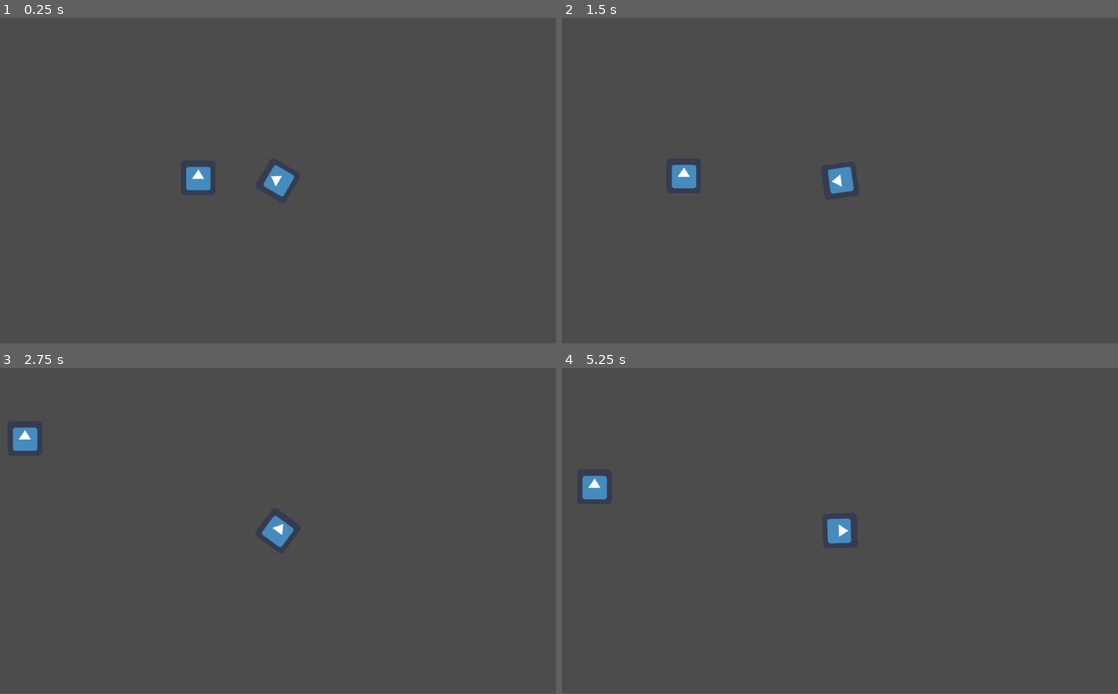
Above: before the commit, frames 1-4 (two rows, left to right).
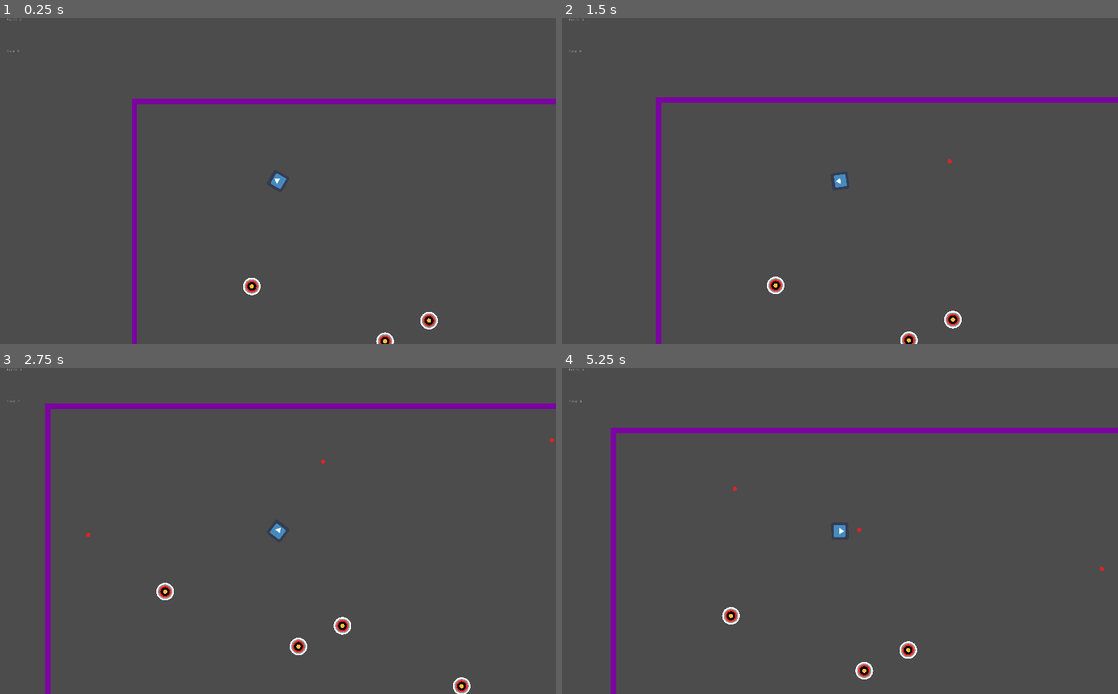
Above: after the commit, the same moments.

Repository: pandapixeluser/crunch-attack
Game: Godot game, scene res://TestScene.tscn
The game is run twice, just before and just after one commit, with the same random seed, the same clock (stepped at 60 frames per second) and the same inputs. The engine's default icon, where the game draws it, is replaced by a stand-in: a white triangle on a blue panel in a dark square.
Inputs (mouse positions are in pixels of both pictures, inside the frame that each line leads up to):
- Up to frame 1 (0.25 s): no input
- Up to frame 2 (1.5 s): tap Enter at 0.5 s; move the mouse to (962, 164) at 0.52 s; hold D (move_right) 0.53-1.28 s; click (962, 164) at 0.6 s; move the mouse to (728, 197) at 1.27 s; hold S (move_down) from 1.28 s (still down); tap Q (quick stop) at 1.35 s
- Up to frame 3 (2.75 s): click (166, 547) at 1.55 s; move the mouse to (333, 459) at 2.02 s; release S (move_down) at 2.03 s; hold D (move_right) from 2.03 s (still down); click (333, 459) at 2.1 s
- Up to frame 4 (5.25 s): move the mouse to (812, 596) at 2.77 s; release D (move_right) at 2.78 s; hold W (move_up) 2.78-3.53 s; click (812, 596) at 2.85 s; move the mouse to (1006, 579) at 3.52 s; hold Q (quick stop) 3.53-4.28 s; hold A (move_left) 3.53-5.03 s; click (1006, 579) at 3.8 s; move the mouse to (673, 482) at 4.27 s; click (673, 482) at 4.35 s; move the mouse to (867, 531) at 5.02 s; hold S (move_down) from 5.03 s (still down); click (867, 531) at 5.1 s
In our replay, the window is 800x468 before the commit and 800x469 after it. These sizes can differ from the game's own. Grey fills any space a smaller window leaves; there, only what the larger window draws over its background counts as a difference.

The runs differ from the first frame. In frame 1, 2.9% of the frame differs, in the area x 1-100%, y 0-100%; in frame 2, 3.1%; in frame 3, 3.6%; in frame 4, 3.4%.

Commit message:
Prototype 2 Major Commit
Added several features to create a working prototype game, including end screen, dynamically spawning targets, bullet collision, etc.

Diff:
--- /dev/null
+++ b/EndScreen.gd
@@ -0,0 +1,7 @@
+extends RichTextLabel
+
+var points_string = "POINTS: {points}"
+
+func _process(_delta):
+	var formatted_points_string = points_string.format({"points": Global.points})
+	text = formatted_points_string
--- /dev/null
+++ b/EndScreen.tscn
@@ -0,0 +1,22 @@
+[gd_scene load_steps=2 format=2]
+
+[ext_resource path="res://EndScreen.gd" type="Script" id=1]
+
+[node name="Control" type="Control"]
+anchor_right = 1.0
+anchor_bottom = 1.0
+__meta__ = {
+"_edit_use_anchors_": false
+}
+
+[node name="RichTextLabel" type="RichTextLabel" parent="."]
+anchor_left = 0.4
+anchor_top = 0.4
+anchor_right = 1.0
+anchor_bottom = 0.5
+margin_right = 40.0
+margin_bottom = 40.0
+script = ExtResource( 1 )
+__meta__ = {
+"_edit_use_anchors_": false
+}
--- a/PlayerMovement.gd
+++ b/PlayerMovement.gd
@@ -11,6 +11,10 @@
 var velocity_floor = 0.05 #the velocity at which the engine will stop the player automatically
 var mass = 1
 var speed = 500
+
+#bullet variables
+var relative_bullet_speed = 600 #speed at which the bullet will move forward relative to the Player
+var projectile = load("res://Projectile.tscn") #load the scene 'Projectile.tscn'
 
 
 #acceleration curve functions
@@ -27,19 +31,20 @@
 	else:
 		print("ERROR: quick_stop() error")
 func friction(input):
-	if sign(input) == 1: 	#if the player is moving one way, accelerate the other at the defined quick_stop_rate
-		return -friction_rate*input
-	elif sign(input) == -1:
-		return -friction_rate*input
-	elif input == 0:
-		return 0
-	else:
-		print("ERROR: friction() error")
+	return -friction_rate*input #if the player is moving one way, accelerate the other at the defined friction_rate
 
 #miscellaneous functions
+func shoot():
+	var bullet = projectile.instance() #instance projectile as 'bullet'
+	get_parent().add_child(bullet) #spawn bullet as a child of node 'Main' (Player's parent)
+	bullet.transform = transform #move bullet to the Player's position
+	bullet.get_node("KinematicBody2D").velocity = Vector2((cos(rotation) * relative_bullet_speed) + true_velocity.x,(sin(rotation) * relative_bullet_speed) + true_velocity.y) #calculate global bullet speed based on player rotation, player velocity, and defined relative_bullet_speed
+
 func get_inputs(): #find the player's inputs
 	intent.x = (Input.get_action_strength("move_right") - Input.get_action_strength("move_left")) #find x axis intent
 	intent.y = (Input.get_action_strength("move_down") - (Input.get_action_strength("move_up"))) #find y axis intent
+	if Input.is_action_just_pressed("shoot"):
+		shoot()
 
 func calculate_acceleration(): ##calculates acceleration and automatically updates the variable "acceleration" when complete, returns null
 	acceleration = Vector2(0,0) #reset acceleration from last frame by default
--- a/Projectile.tscn
+++ b/Projectile.tscn
@@ -1,8 +1,11 @@
-[gd_scene load_steps=4 format=2]
+[gd_scene load_steps=5 format=2]
 
 [ext_resource path="res://projectile.gd" type="Script" id=1]
 [ext_resource path="res://RedProjectileCircle.png" type="Texture" id=2]
 [ext_resource path="res://Timer.gd" type="Script" id=3]
+
+[sub_resource type="CircleShape2D" id=1]
+radius = 7.85728
 
 [node name="Projectile" type="Node2D"]
 
@@ -20,4 +23,7 @@
 autostart = true
 script = ExtResource( 3 )
 
+[node name="CollisionShape2D" type="CollisionShape2D" parent="KinematicBody2D"]
+shape = SubResource( 1 )
+
 [connection signal="timeout" from="KinematicBody2D/Timer" to="KinematicBody2D/Timer" method="_on_Timer_timeout"]
--- /dev/null
+++ b/SceneController.gd
@@ -0,0 +1,39 @@
+extends Node2D
+
+#declarations
+var target_file = load("res://Target.tscn") #load the Target Scene
+var rng = RandomNumberGenerator.new()
+var targetno = 20 #number of targets to spawn at start
+var target_delay = 3
+var points_per_target = 50
+export var points = 0
+var points_string = "Points: {points}"
+var gametime = 10
+var gametime_int
+var gametime_string = "Time: {time}"
+
+func spawn_target(): #Spawn a target in a random location within the box
+	var target = target_file.instance()
+	add_child(target)
+	target.position = Vector2(rng.randi_range(50,4550),rng.randi_range(50,2450))
+
+func _ready():
+	rng.randomize()
+	while targetno > 0:
+		targetno -= 1
+		spawn_target()
+
+func target_hit(): #this is called when a target hits, spawns a new target after target_delay, and adds points_per_target to points
+	Global.points += points_per_target
+	yield(get_tree().create_timer(target_delay), "timeout")
+	spawn_target()
+func _process(delta):
+	gametime -= delta
+	gametime_int = floor(gametime)
+	var formatted_points_string = points_string.format({"points": Global.points})
+	get_node("RichTextLabel").set_text(formatted_points_string)
+	var formatted_gametime_string = gametime_string.format({"time": gametime_int})
+	get_node("RichTextLabel/RichTextLabel").set_text(formatted_gametime_string)
+	get_node("RichTextLabel").set_position(get_node("Player").position - Vector2(1000, 600))
+	if gametime_int == -1:
+		get_tree().change_scene("res://EndScreen.tscn")
--- /dev/null
+++ b/StaticBody2D.gd
@@ -0,0 +1,5 @@
+extends StaticBody2D
+
+func hit():
+	get_parent().target_hit()
+	queue_free()
--- /dev/null
+++ b/Target.tscn
@@ -0,0 +1,17 @@
+[gd_scene load_steps=4 format=2]
+
+[ext_resource path="res://Target.png" type="Texture" id=1]
+[ext_resource path="res://StaticBody2D.gd" type="Script" id=2]
+
+[sub_resource type="CircleShape2D" id=1]
+radius = 32.9028
+
+[node name="Target" type="StaticBody2D"]
+script = ExtResource( 2 )
+
+[node name="CollisionShape2D" type="CollisionShape2D" parent="."]
+shape = SubResource( 1 )
+
+[node name="Target Texture" type="Sprite" parent="."]
+scale = Vector2( 0.08, 0.08 )
+texture = ExtResource( 1 )
--- a/TestScene.tscn
+++ b/TestScene.tscn
@@ -1,15 +1,17 @@
-[gd_scene load_steps=5 format=2]
+[gd_scene load_steps=7 format=2]
 
 [ext_resource path="res://PlayerMovement.gd" type="Script" id=1]
 [ext_resource path="res://icon.png" type="Texture" id=2]
+[ext_resource path="res://SceneController.gd" type="Script" id=3]
+[ext_resource path="res://Wall texture.png" type="Texture" id=6]
 
 [sub_resource type="RectangleShape2D" id=1]
 extents = Vector2( 31.2832, 31.2644 )
 
-[sub_resource type="RectangleShape2D" id=2]
-extents = Vector2( 31.6729, 31.8209 )
+[sub_resource type="RectangleShape2D" id=3]
 
 [node name="Main" type="Node2D"]
+script = ExtResource( 3 )
 
 [node name="Player" type="KinematicBody2D" parent="."]
 position = Vector2( 528.456, 293.988 )
@@ -24,12 +26,66 @@
 
 [node name="Camera2D" type="Camera2D" parent="Player"]
 current = true
+zoom = Vector2( 2, 2 )
 
-[node name="for scale" type="Sprite" parent="."]
-position = Vector2( 381.305, 288.651 )
-texture = ExtResource( 2 )
+[node name="Area2D" type="Area2D" parent="Player"]
 
-[node name="StaticBody2D" type="StaticBody2D" parent="for scale"]
+[node name="CollisionShape2D" type="CollisionShape2D" parent="Player/Area2D"]
+shape = SubResource( 1 )
 
-[node name="CollisionShape2D" type="CollisionShape2D" parent="for scale/StaticBody2D"]
-shape = SubResource( 2 )
+[node name="Walls" type="StaticBody2D" parent="."]
+
+[node name="Top Wall" type="CollisionShape2D" parent="Walls"]
+position = Vector2( 2500, 0 )
+scale = Vector2( 250.2, 1 )
+shape = SubResource( 3 )
+
+[node name="Sprite" type="Sprite" parent="Walls/Top Wall"]
+scale = Vector2( 0.038, 0.038 )
+texture = ExtResource( 6 )
+
+[node name="Bottom Wall" type="CollisionShape2D" parent="Walls"]
+position = Vector2( 2500, 2500 )
+scale = Vector2( 250.2, 1 )
+shape = SubResource( 3 )
+
+[node name="Sprite" type="Sprite" parent="Walls/Bottom Wall"]
+scale = Vector2( 0.038, 0.038 )
+texture = ExtResource( 6 )
+
+[node name="Left Wall" type="CollisionShape2D" parent="Walls"]
+position = Vector2( 0, 1250 )
+scale = Vector2( 1, 124.6 )
+shape = SubResource( 3 )
+
+[node name="Sprite" type="Sprite" parent="Walls/Left Wall"]
+scale = Vector2( 0.038, 0.038 )
+texture = ExtResource( 6 )
+
+[node name="Right Wall" type="CollisionShape2D" parent="Walls"]
+position = Vector2( 5000, 1250 )
+scale = Vector2( 1, 124.6 )
+shape = SubResource( 3 )
+
+[node name="Sprite" type="Sprite" parent="Walls/Right Wall"]
+scale = Vector2( 0.038, 0.038 )
+texture = ExtResource( 6 )
+
+[node name="RichTextLabel" type="RichTextLabel" parent="."]
+margin_left = -471.544
+margin_top = -286.012
+margin_right = 1028.46
+margin_bottom = 293.988
+__meta__ = {
+"_edit_use_anchors_": false
+}
+
+[node name="RichTextLabel" type="RichTextLabel" parent="RichTextLabel"]
+anchor_top = 0.2
+anchor_right = 0.215
+anchor_bottom = 0.5
+margin_right = 40.0
+margin_bottom = 40.0
+__meta__ = {
+"_edit_use_anchors_": false
+}
--- a/Timer.gd
+++ b/Timer.gd
@@ -2,4 +2,4 @@
 
 func _on_Timer_timeout():
 	pass # Replace with function body.
-	get_parent().queue_free()
+	get_parent().get_parent().queue_free()
--- /dev/null
+++ b/global.gd
@@ -0,0 +1,3 @@
+extends Node
+
+var points = 0
--- a/project.godot
+++ b/project.godot
@@ -23,6 +23,15 @@
 config/name="Roguelite Tower Defense"
 run/main_scene="res://TestScene.tscn"
 config/icon="res://icon.png"
+
+[autoload]
+
+Global="*res://global.gd"
+
+[display]
+
+window/size/fullscreen=true
+window/stretch/mode="2d"
 
 [input]
 
--- a/projectile.gd
+++ b/projectile.gd
@@ -3,6 +3,22 @@
 class_name projectile
 
 var velocity = Vector2()
+var friction_rate = 0.002
+
+func set_velocity(input): #setvar for velocity
+	velocity = input
+
+func friction(input):
+	return -friction_rate*input #accelerate in opposite direction of velocity by defined friction_rate
+
+func _ready():
+	add_collision_exception_with(get_tree().get_root().get_node("Main").get_node("Player"))
 
 func _physics_process(delta):
-	velocity = move_and_slide(velocity)
+	var collision #variable to handle collisions
+	collision = move_and_collide(velocity*delta)
+	if collision:
+		velocity = velocity.bounce(collision.normal)
+		if collision.collider.has_method("hit"):
+			collision.collider.hit()
+		get_parent().queue_free()
--- /dev/null
+++ b/target_timer.gd
@@ -0,0 +1,5 @@
+extends Timer
+
+
+func _target_timer_start():
+	start(3)
Binary file added: Target.png
Not shown, added: Target.png.import
Binary file added: Wall texture.png
Not shown, added: Wall texture.png.import
